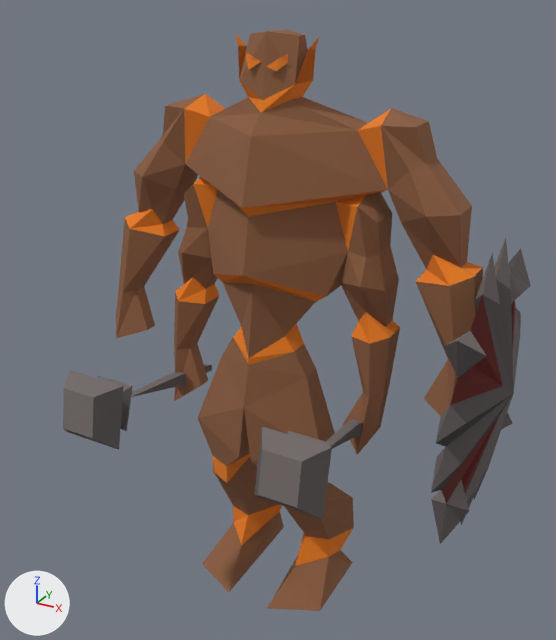
One commit to the glTF model public/models/tzhaar-ket-rak-s-challenges.gltf: the scene before it, then after it.
Before and after are seen from a camera (50 mm lens) standing at (98.9, -164.0, 181.0) and looking at (-2.5, 20.4, 88.8). Arrows for +X, +Y and +Z are at lower left; the lights stay in place. The picture after the commit comes second. Vertices at exactly the same position are counted once.
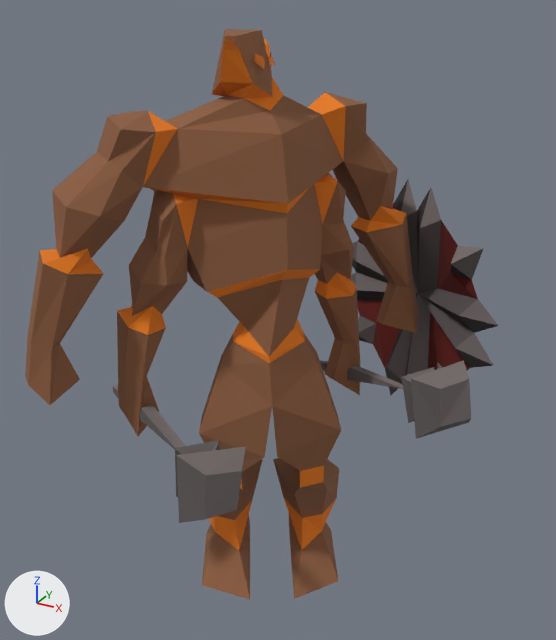
The newer file adds a shape key; the second version is drawn at full value of the shape key 'target_14' of 'Mesh_0', and the change is written as the vertex moves it makes.

Scene script edits in JSON lines:
```json
{"block": "me_mesh_0", "where": "# used by ob_mesh_0; location = (0.0, 0.0, 0.0)"}
{"op": "remove", "block": "me_mesh_0", "code": "me_mesh_0.from_pydata(...)  # 434 vertices, 830 faces; spans x -59.0..68.0, y -39.0..58.0, z 2.0..170.0"}
{"op": "add", "block": "me_mesh_0", "code": "me_mesh_0.from_pydata(...)  # 434 vertices, 830 faces; spans x -53.0..58.0, y -43.0..88.0, z 2.0..170.0"}
{"block": "me_mesh_0", "change": "me_mesh_0 part 1: the loose piece of 30 vertices spanning x -38.0..-20.0, y -39.0..8.0, z 66.0..86.0 is multiplied about its middle by the matrix ((0.481, -0.842, 0.223), (0.856, 0.518, -0.008), (-0.139, 0.216, 0.978)), then moved by (23.0, -10.0, -5.0)"}
{"block": "me_mesh_0", "change": "me_mesh_0 part 2: the loose piece of 8 vertices spanning x -32.0..-30.0, y 19.0..25.0, z 63.0..67.0 is multiplied about its middle by the matrix ((0.49, -0.825, 0.111), (0.833, 0.485, -0.069), (0.003, 0.13, 0.957)), then moved by (-10.0, -30.0, 3.0)"}
{"block": "me_mesh_0", "change": "me_mesh_0 part 3: the loose piece of 30 vertices spanning x 21.0..39.0, y -39.0..8.0, z 66.0..86.0 is turned 59.1 degrees about the z axis through its middle, then moved by (5.0, 41.0, 0.0)"}
{"block": "me_mesh_0", "change": "me_mesh_0 part 4: the loose piece of 8 vertices spanning x 27.0..29.0, y 19.0..25.0, z 63.0..67.0 is turned 56.1 degrees about the z axis through its middle and scaled by 1.07, then moved by (-26.0, 21.0, 0.0)"}
{"block": "me_mesh_0", "change": "me_mesh_0 part 5: the loose piece of 5 vertices spanning x -6.0..-1.0, y 8.0..10.0, z 161.0..165.0 is turned 105 degrees about the z axis through its middle and scaled by 0.99, then moved by (2.0, 2.0, 0.0)"}
{"block": "me_mesh_0", "change": "me_mesh_0 part 6: the loose piece of 5 vertices spanning x 1.0..6.0, y 8.0..10.0, z 161.0..165.0 is multiplied about its middle by the matrix ((-0.079, -1.171, -0.125), (1.177, -0.076, -0.027), (0.019, -0.127, 1.173)), then moved by (-7.0, 9.0, 0.0)"}
{"block": "me_mesh_0", "change": "me_mesh_0 part 7: 348 of 434 vertices moved; they spanned x -59.0..68.0, y -22.0..58.0, z 2.0..170.0 and now span x -53.0..56.0, y -37.0..88.0, z 2.0..170.0; mean shift (-14.0, 9.0, 0.0); largest move (60.0, 58.0, 90.0) -> (-13.0, 88.0, 90.0)"}
```

Boxes [x1, y1, x2, y2] around the edits, measured in the pictures (556 x 640 px; the box of a moved part takes in the faces that stretch with it):
```json
{"object": "Mesh_0", "change": "reshaped", "before": [63, 29, 531, 611], "after": [25, 29, 498, 600]}
{"part": 1, "of": "me_mesh_0", "change": "moved or reshaped", "before": [63, 370, 186, 450], "after": [140, 404, 246, 523]}
{"part": 2, "of": "me_mesh_0", "change": "moved or reshaped", "before": [204, 364, 212, 373], "after": [113, 385, 118, 398]}
{"part": 3, "of": "me_mesh_0", "change": "moved or reshaped", "before": [254, 419, 363, 519], "after": [347, 360, 471, 439]}
{"part": 4, "of": "me_mesh_0", "change": "moved or reshaped", "after": [320, 361, 328, 371], "on screen": "not visible before"}
{"part": 5, "of": "me_mesh_0", "change": "moved or reshaped", "before": [246, 53, 261, 70], "after": [255, 54, 265, 69]}
{"part": 6, "of": "me_mesh_0", "change": "moved or reshaped", "before": [266, 54, 288, 71], "after": [269, 52, 276, 66]}
{"part": 7, "of": "me_mesh_0", "change": "moved or reshaped", "before": [116, 29, 531, 611], "after": [25, 29, 498, 600]}
```
